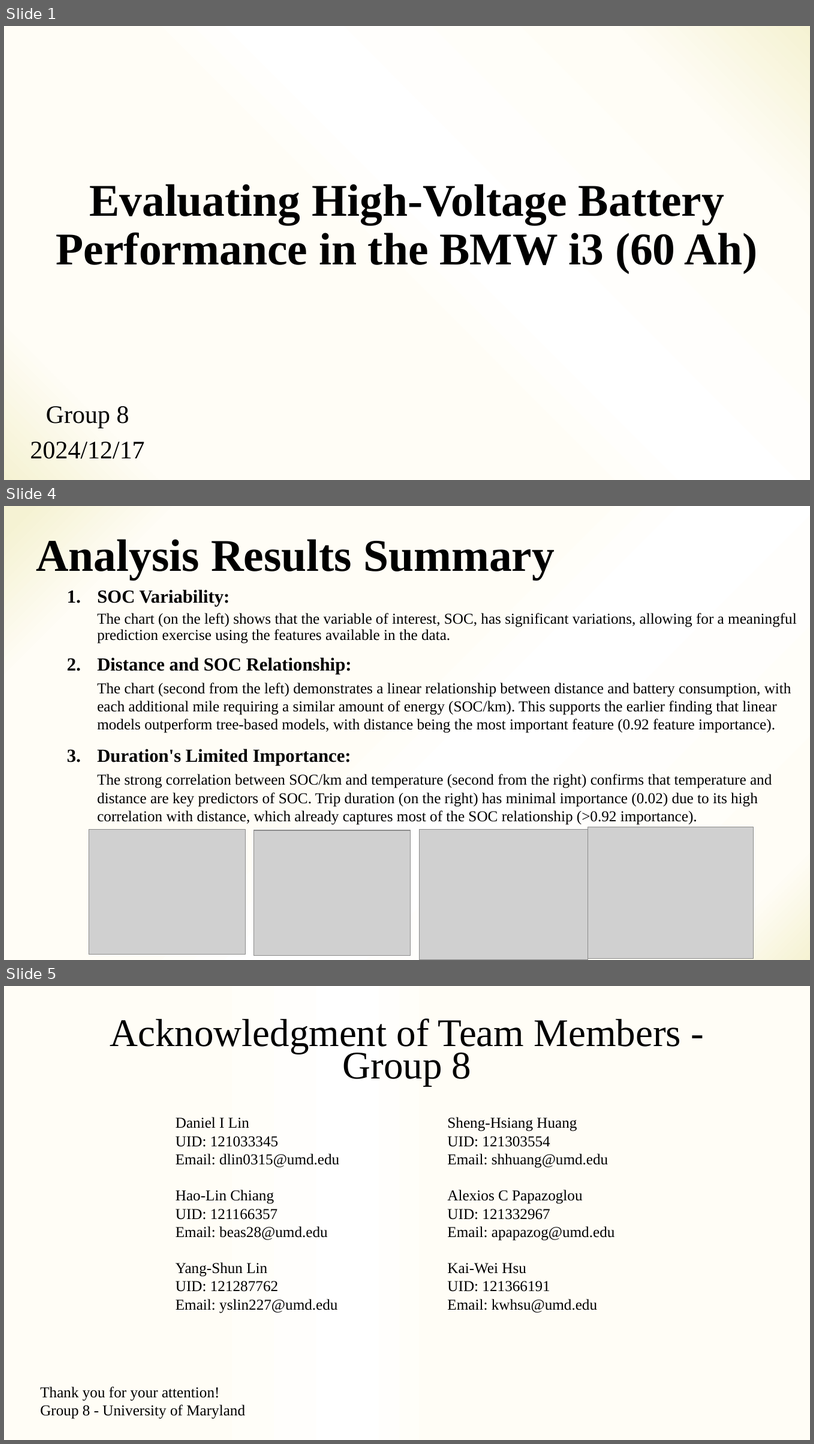
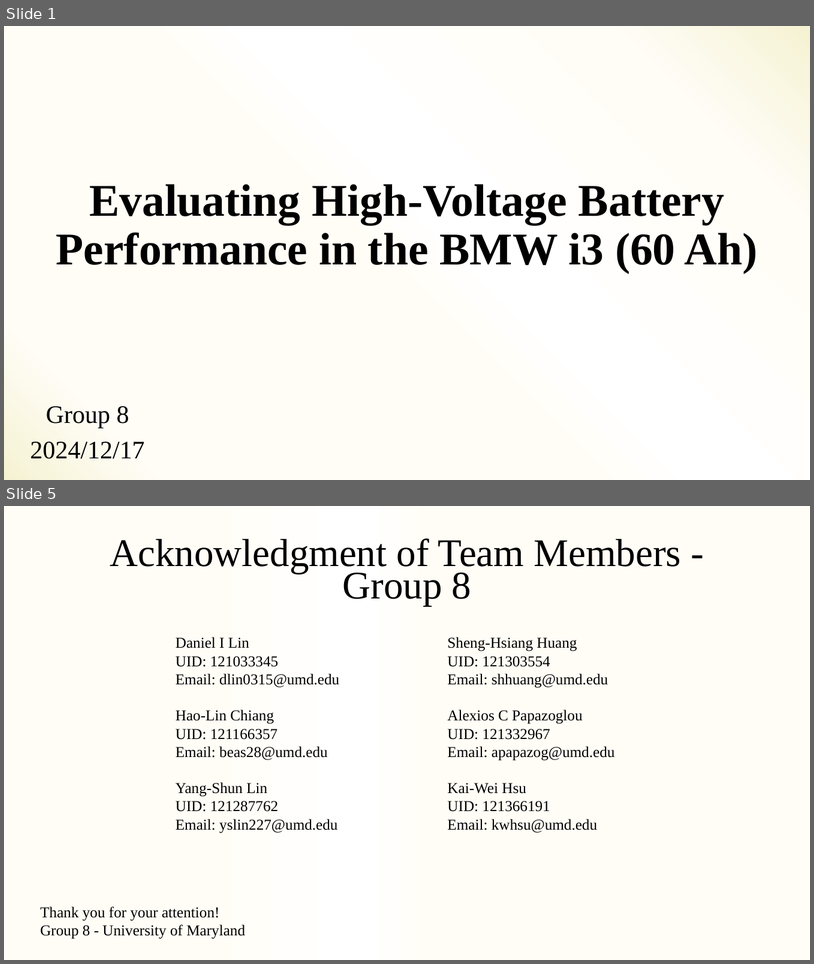
Before and after one commit to jshuang0520/final_project_602, a slide deck: Final Project/Final Project_group 8.pptx. Shown one above the other, each under a label of ours: slides 1, 4 and 5 before the commit, slides 1 and 5 after it; the slides between them are not shown. The pictures are 814x1444 and 814x964 pixels, drawn with LibreOffice and Linux fonts; fonts in the diff are those of the drawing; grey boxes stand for pictures. Boxes give left, top, right and bottom in pixels: in the first picture for what was removed or moved away, otherwise in the second. Text is boxed around its words. In the diff, an @@ line names an element or a change of style, - is before the commit and + after.

```diff
--- a/Final Project/Final Project_group 8.pptx
+++ b/Final Project/Final Project_group 8.pptx
@@ slide 4 removed at <box>4,506,810,960</box>, background gradient #F5F2D3 to #FFFDF6 to #FFFFFF @@
@@ title removed at <box>36,539,555,580</box> @@
-Analysis Results Summary
@@ subtitle removed at <box>97,589,797,825</box> @@
-1. SOC Variability:
-  The chart (on the left) shows that the variable of interest, SOC, has significant variations, allowing for a meaningful prediction exercise using the features available in the data.
-2. Distance and SOC Relationship:
-  The chart (second from the left) demonstrates a linear relationship between distance and battery consumption, with each additional mile requiring a similar amount of energy (SOC/km). This supports the earlier finding that linear models outperform tree-based models, with distance being the most important feature (0.92 feature importance).
-3. Duration's Limited Importance:
-  The strong correlation between SOC/km and temperature (second from the right) confirms that temperature and distance are key predictors of SOC. Trip duration (on the right) has minimal importance (0.02) due to its high correlation with distance, which already captures most of the SOC relationship (>0.92 importance).
@@ picture removed at <box>89,829,245,954</box> @@
@@ picture removed at <box>420,829,588,960</box> @@
@@ picture removed at <box>588,826,753,958</box> @@
@@ picture removed at <box>254,830,411,955</box> @@
```
Also in this commit, not shown: 2 slides changed, 1 slide added, 1 other file.
